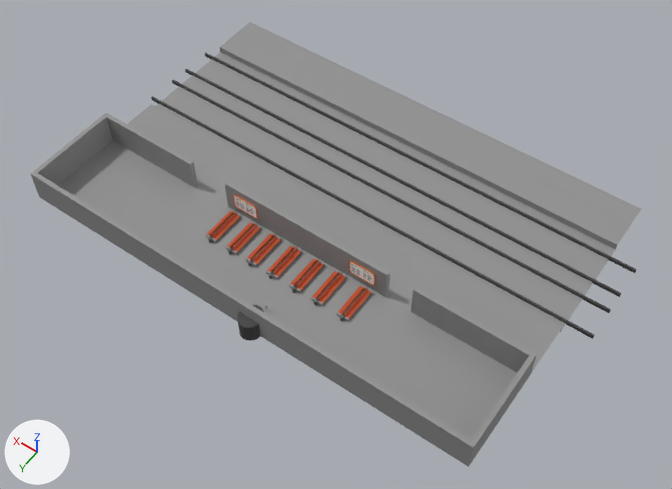
What one commit did to the FBX model Assets/Models/level/trainstationlevel4.fbx.
Camera for both pictures: a 50 mm camera at (-58.1, 62.1, 125.0) aimed at (-0.3, -18.9, -2.3). Every picture has the same lights, and +X, +Y and +Z are marked at lower left. Where no turn or scale is listed for an object, it has been applied to the vertices.

The older version as bpy lines, for what is in view:
```python
me_cube_005 = bpy.data.meshes.new('Cube.005')
me_cube_005.from_pydata(...)  # a box spanning x -47.2..47.2, y -0.2..0.2, z -0.4..0.4
me_cube_005.materials.append(mat_material_001)  # black #424242
me_cube_007 = bpy.data.meshes.new('Cube.007')
me_cube_007.from_pydata(...)  # a box spanning x -47.2..47.2, y -0.2..0.2, z -0.4..0.4
me_cube_007.materials.append(mat_material_001)  # black #424242
me_plane = bpy.data.meshes.new('Plane')
me_plane.from_pydata(...)  # 94 vertices, 81 faces; spans x -40.8..47.1, y -50.1..9.3, z -1.2..6.1
me_plane.materials.append(mat_trnstn1)  # grey #929292
ob_rail = bpy.data.objects.new('Rail', me_cube_005)
ob_rail.location = (2.2, -42.7, -1.1)
ob_rail_002 = bpy.data.objects.new('Rail.002', me_cube_007)
ob_rail_002.location = (2.2, -32.8, -1.1)
ob_trainstation = bpy.data.objects.new('trainstation', me_plane)
ob_trainstation.location = (0.5, -4.8, 0.0)
# also in view: 'Rail.003' at (2.2, -26.8, -1.1); 'Rail.001' at (2.2, -36.7, -1.1)
```
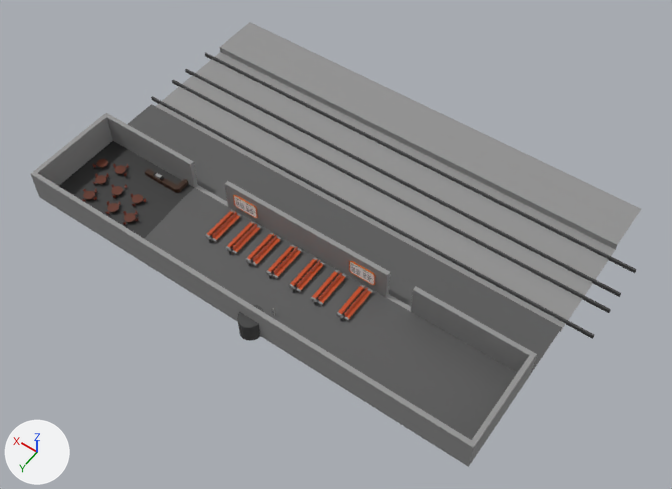
Patch to the scene script:
```diff
--- a/Assets/Models/level/trainstationlevel4.fbx.py
+++ b/Assets/Models/level/trainstationlevel4.fbx.py
@@ mat_trnstn2 @@
+mat_trnstn2 = principled_material('trnstn2')
+mat_trnstn2.base_color = (0.0985, 0.0985, 0.0985)  # dark grey #585858
@@ me_plane @@
 me_plane.from_pydata(...)  # 94 vertices, 81 faces; spans x -40.8..47.1, y -50.1..9.3, z -1.2..6.1
+# me_plane part 1: 13 of the faces centred in x -30.2..36.6, y -14.6..1.8, z 0.0 switch from mat_trnstn1 (grey #929292) to mat_trnstn2 (dark grey #585858)
+me_plane.materials.append(mat_trnstn3)  # black #313131
@@ ob_coffeebar @@
+ob_coffeebar = bpy.data.objects.new('Coffeebar', me_plane_006)  # 32 vertices, 29 faces; spans x -2.08..5.67, y -1.96..0.98, z 0.0..0.86; in mat_material_004 (brown #3a1e05)
+ob_coffeebar.location = (30.3, -11.4, 0.0)
@@ ob_cftable_002 @@
+ob_cftable_002 = bpy.data.objects.new('cftable.002', me_circle_002)  # 144 vertices, 114 faces; spans x -1.0..1.0, y -1.0..1.0, z 0.0..0.71; in mat_material_005 (brown #5e270f)
+ob_cftable_002.location = (34.8, -1.1, 0.0)
@@ ob_cftable @@
+ob_cftable = bpy.data.objects.new('cftable', me_circle_002.copy())
+ob_cftable.location = (30.9, -1.1, 0.0)
@@ ob_cftable_003 @@
+ob_cftable_003 = bpy.data.objects.new('cftable.003', me_circle_002.copy())
+ob_cftable_003.location = (37.0, -4.4, 0.0)
@@ ob_cube_002 @@
+ob_cube_002 = bpy.data.objects.new('Cube.002', me_cube)  # 22 vertices, 20 faces; spans x -0.97..0.97, y -0.33..0.28, z -0.28..0.33; in mat_cfmchn1 (black #353535), mat_cfmchn2 (grey #b3b3b3)
+ob_cube_002.location = (33.0, -10.9, 1.1)
@@ ob_cftable_004 @@
+ob_cftable_004 = bpy.data.objects.new('cftable.004', me_circle_002.copy())
+ob_cftable_004.location = (40.3, -0.7, 0.0)
@@ ob_cftable_005 @@
+ob_cftable_005 = bpy.data.objects.new('cftable.005', me_circle_002.copy())
+ob_cftable_005.location = (41.2, -4.6, 0.0)
@@ ob_cftable_006 @@
+ob_cftable_006 = bpy.data.objects.new('cftable.006', me_circle_002.copy())
+ob_cftable_006.location = (40.0, -8.4, 0.0)
@@ ob_cftable_007 @@
+ob_cftable_007 = bpy.data.objects.new('cftable.007', me_circle_002.copy())
+ob_cftable_007.location = (43.8, -7.6, 0.0)
@@ ob_cftable_001 @@
+ob_cftable_001 = bpy.data.objects.new('cftable.001', me_circle_002.copy())
+ob_cftable_001.location = (32.7, -5.0, 0.0)
```

What differs and where, as boxes [x1, y1, x2, y2] in the pictures (672 x 489 px):
'Coffeebar', added
    after: [145, 169, 188, 193]
'cftable', added
    after: [124, 213, 136, 222]
'cftable.002', added
    after: [107, 203, 119, 212]
'cftable.001', added
    after: [132, 194, 143, 204]
'cftable.003', added
    after: [112, 186, 123, 196]
'cftable.005', added
    after: [95, 175, 107, 184]
'cftable.004', added
    after: [83, 191, 95, 199]
'cftable.006', added
    after: [115, 165, 126, 175]
'cftable.007', added
    after: [97, 159, 108, 167]
'Cube.002', added
    after: [153, 172, 164, 181]
part 1 of me_plane, recoloured
    both: [128, 104, 562, 440]
